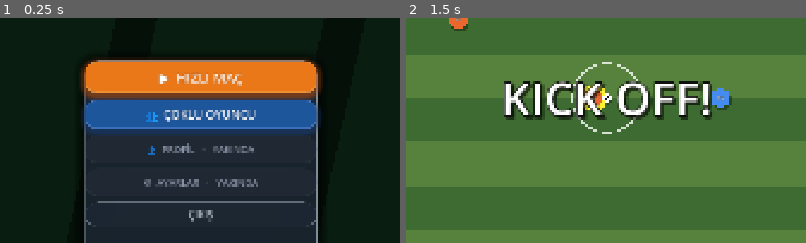
Above: before the commit, frames 1-2 (left to right).
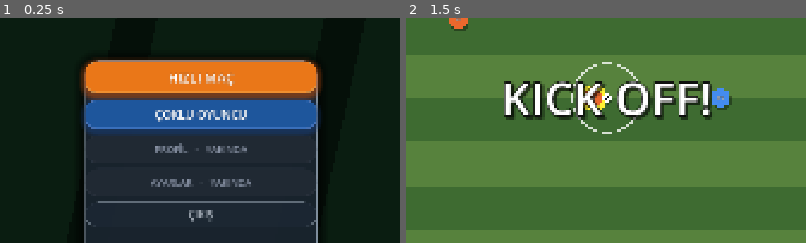
Above: after the commit, the same moments.

Repository: blaixs-max/hexarena
Game: Godot game, scene res://scenes/ui/lobby.tscn
The game is run twice, just before and just after one commit, with the same random seed, the same clock (stepped at 60 frames per second) and the same inputs.
Inputs (mouse positions are % of the whole screen's width and height, from its top left):
- Up to frame 1 (0.25 s): no input
- Up to frame 2 (1.5 s): click "▶ HIZLI MAÇ" (after the commit: "HIZLI MAÇ") at 0.5 s; tap Enter at 1.25 s; drag from (90, 75) to (4, 50) at 1.27 s
The pictures show only the part of the screen within x 25-75%, y 32-82%; the shares and areas given below are measured in that part.

The runs differ from the first frame. In frame 1, 2.8% of the frame differs, in the area x 36-65%, y 24-76%; in frame 2, nothing differs.

Commit message:
Remove emoji icons + add runtime PWA injector (re-export proof)
Emoji tofu fix:
- lobby.tscn + hud.tscn: button text'lerinden tüm emoji'ler kaldırıldı
  (Godot Web build Noto Sans emoji glyph içermiyor → tofu görünüyordu)
- HIZLI MAÇ, ÇOKLU OYUNCU, PROFİL, AYARLAR, ONLINE SUNUCU,
  ARKADAŞLA OYNA, HIZLI EŞLEŞ, ÖZEL MAÇ, ODA KUR, MAÇI BAŞLAT, TEKRAR OYNA
  → sade text (rengin renkli olması zaten yeterli görsel)

Runtime PWA injector (kalıcı çözüm):
- build/web/hexarena-pwa.js: PWA meta tags + manifest link + fullscreen overlay
  runtime'da inject eder (DOMContentLoaded'da)
- export_presets.cfg: html/head_include='<script src="hexarena-pwa.js" defer></script>'
- Godot her re-export'ta head_include'u otomatik ekler
- Artık manuel index.html düzenlemesi GEREKMEZ — re-export'larda PWA korunur

build/web re-export:
- Latest lobby/hud tscn değişiklikleri index.pck'a yansıdı
- index.html otomatik <script src='hexarena-pwa.js'> içerir
- Overlay + fullscreen + iOS PWA support hala aktif

Diff:
--- a/scenes/ui/hud.tscn
+++ b/scenes/ui/hud.tscn
@@ -402,7 +402,7 @@
 
 [node name="Rematch" type="Button" parent="GameOverPanel/Center/Panel/VBox/Buttons"]
 custom_minimum_size = Vector2(260, 78)
-text = "▶  TEKRAR OYNA"
+text = "TEKRAR OYNA"
 theme_override_styles/normal = SubResource("SB_go_btn_primary")
 theme_override_styles/hover = SubResource("SB_go_btn_primary_hover")
 theme_override_colors/font_color = Color(1, 1, 1, 1)
--- a/scenes/ui/lobby.tscn
+++ b/scenes/ui/lobby.tscn
@@ -206,7 +206,7 @@
 
 [node name="QuickMatch" type="Button" parent="Panels/MainPanel/VBox"]
 custom_minimum_size = Vector2(0, 78)
-text = "▶  HIZLI MAÇ"
+text = "HIZLI MAÇ"
 theme_override_styles/normal = SubResource("SB_primary")
 theme_override_styles/hover = SubResource("SB_primary_hover")
 theme_override_styles/pressed = SubResource("SB_primary_pressed")
@@ -217,7 +217,7 @@
 
 [node name="Multiplayer" type="Button" parent="Panels/MainPanel/VBox"]
 custom_minimum_size = Vector2(0, 72)
-text = "👥  ÇOKLU OYUNCU"
+text = "ÇOKLU OYUNCU"
 theme_override_styles/normal = SubResource("SB_secondary")
 theme_override_styles/hover = SubResource("SB_secondary_hover")
 theme_override_colors/font_color = Color(1, 1, 1, 1)
@@ -227,7 +227,7 @@
 
 [node name="Profile" type="Button" parent="Panels/MainPanel/VBox"]
 custom_minimum_size = Vector2(0, 66)
-text = "👤  PROFİL   ·   YAKINDA"
+text = "PROFİL   ·   YAKINDA"
 disabled = true
 theme_override_styles/disabled = SubResource("SB_disabled")
 theme_override_colors/font_disabled_color = Color(0.62, 0.66, 0.74, 0.85)
@@ -235,7 +235,7 @@
 
 [node name="Settings" type="Button" parent="Panels/MainPanel/VBox"]
 custom_minimum_size = Vector2(0, 66)
-text = "⚙  AYARLAR   ·   YAKINDA"
+text = "AYARLAR   ·   YAKINDA"
 disabled = true
 theme_override_styles/disabled = SubResource("SB_disabled")
 theme_override_colors/font_disabled_color = Color(0.62, 0.66, 0.74, 0.85)
@@ -270,7 +270,7 @@
 
 [node name="OnlineServer" type="Button" parent="Panels/MPPanel/VBox"]
 custom_minimum_size = Vector2(0, 78)
-text = "🌐  ONLINE SUNUCU"
+text = "ONLINE SUNUCU"
 theme_override_styles/normal = SubResource("SB_primary")
 theme_override_styles/hover = SubResource("SB_primary_hover")
 theme_override_styles/pressed = SubResource("SB_primary_pressed")
@@ -279,7 +279,7 @@
 
 [node name="PlayFriends" type="Button" parent="Panels/MPPanel/VBox"]
 custom_minimum_size = Vector2(0, 72)
-text = "👥  ARKADAŞLA OYNA  ·  LAN"
+text = "ARKADAŞLA OYNA  ·  LAN"
 theme_override_styles/normal = SubResource("SB_secondary")
 theme_override_styles/hover = SubResource("SB_secondary_hover")
 theme_override_colors/font_color = Color(1, 1, 1, 1)
@@ -287,7 +287,7 @@
 
 [node name="QuickMatchMP" type="Button" parent="Panels/MPPanel/VBox"]
 custom_minimum_size = Vector2(0, 66)
-text = "⚡  HIZLI EŞLEŞ   ·   YAKINDA"
+text = "HIZLI EŞLEŞ   ·   YAKINDA"
 disabled = true
 theme_override_styles/disabled = SubResource("SB_disabled")
 theme_override_colors/font_disabled_color = Color(0.62, 0.66, 0.74, 0.85)
@@ -295,7 +295,7 @@
 
 [node name="CustomMatch" type="Button" parent="Panels/MPPanel/VBox"]
 custom_minimum_size = Vector2(0, 66)
-text = "🛡  ÖZEL MAÇ   ·   YAKINDA"
+text = "ÖZEL MAÇ   ·   YAKINDA"
 disabled = true
 theme_override_styles/disabled = SubResource("SB_disabled")
 theme_override_colors/font_disabled_color = Color(0.62, 0.66, 0.74, 0.85)
@@ -330,7 +330,7 @@
 
 [node name="HostRoom" type="Button" parent="Panels/JoinPanel/VBox"]
 custom_minimum_size = Vector2(0, 68)
-text = "🏠  ODA KUR  ·  Sen Host"
+text = "ODA KUR  ·  Sen Host"
 theme_override_styles/normal = SubResource("SB_primary")
 theme_override_styles/hover = SubResource("SB_primary_hover")
 theme_override_styles/pressed = SubResource("SB_primary_pressed")
@@ -478,7 +478,7 @@
 
 [node name="StartMatch" type="Button" parent="Panels/RoomPanel/Inner/Actions"]
 custom_minimum_size = Vector2(380, 66)
-text = "▶  MAÇI BAŞLAT"
+text = "MAÇI BAŞLAT"
 theme_override_styles/normal = SubResource("SB_primary")
 theme_override_styles/hover = SubResource("SB_primary_hover")
 theme_override_styles/pressed = SubResource("SB_primary_pressed")
Not shown, changed: export_presets.cfg
Not shown, added: build/web/hexarena-pwa.js
Not shown, changed: build/web/index.html
Not shown, changed: build/web/index.js
Not shown, changed: build/web/index.pck
Not shown, changed: build/web/index.wasm
